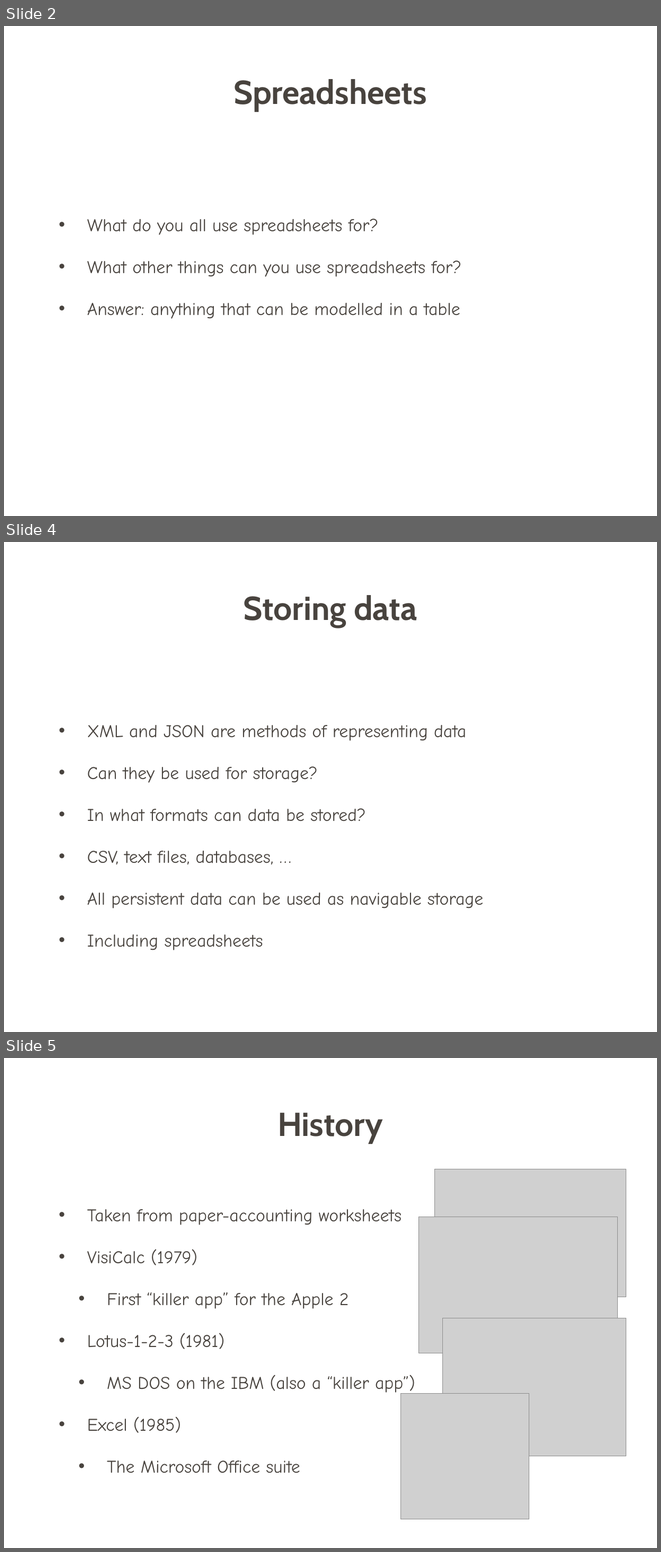
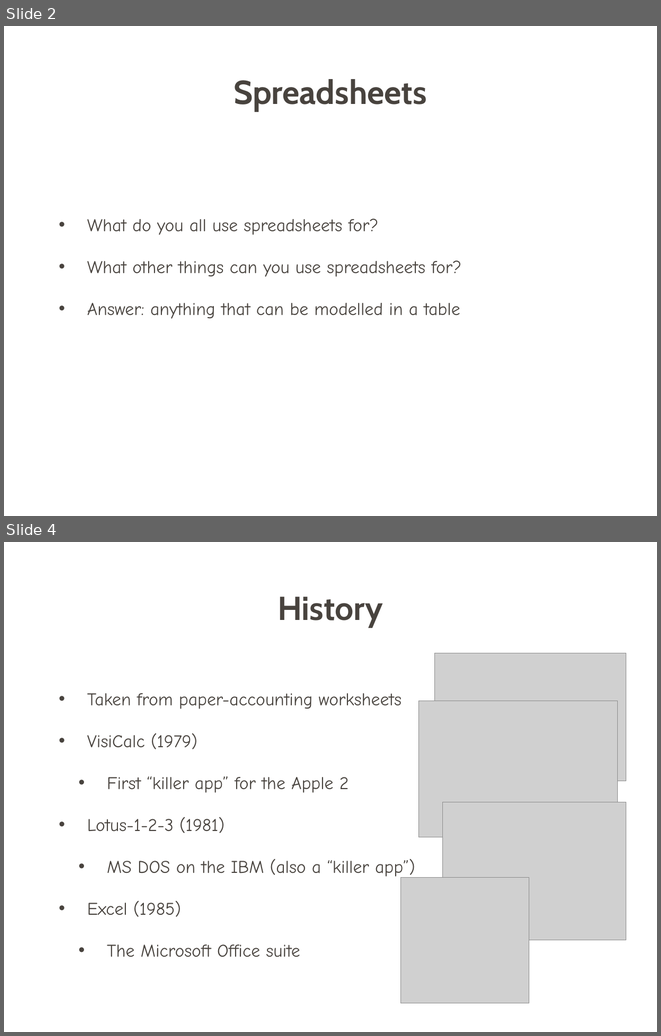
Before and after one commit to dreamind/ix, a slide deck: lectures/spreadsheet/spreadsheet1.ppt. Shown one above the other, each under a label of ours: slides 2, 4 and 5 before the commit, slides 2 and 4 after it; the slides between them are not shown. The pictures are 661x1552 and 661x1036 pixels, drawn with LibreOffice and Linux fonts; fonts in the diff are those of the drawing; grey boxes stand for pictures; background and template pictures are left out. Boxes give left, top, right and bottom in pixels: in the first picture for what was removed or moved away, otherwise in the second. Text is boxed around its words. In the diff, an @@ line names an element or a change of style, - is before the commit and + after.

Commit message:
Update spreadsheet lecture

```diff
--- a/lectures/spreadsheet/spreadsheet1.ppt
+++ b/lectures/spreadsheet/spreadsheet1.ppt
@@ slide 4 removed at box(4, 542, 657, 1032), background picture (left out) @@
@@ title removed at box(244, 595, 417, 627) @@
-Storing data
@@ text removed at box(87, 725, 483, 950) @@
-• XML and JSON are methods of representing data
-• Can they be used for storage?
-• In what formats can data be stored?
-• CSV, text files, databases, …
-• All persistent data can be used as navigable storage
-• Including spreadsheets
@@ what was slide 5 is now slide 4 @@
```
Also in this commit, not shown: 1 slide added, 1 other slide removed, 3 other files.
